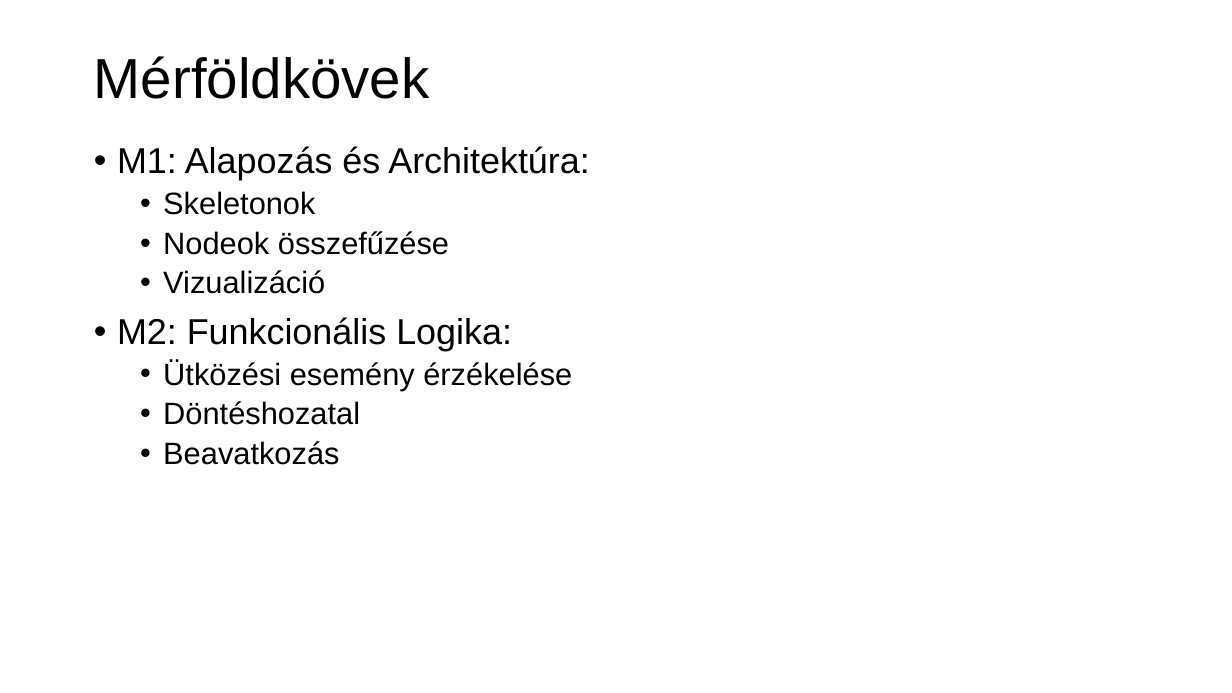
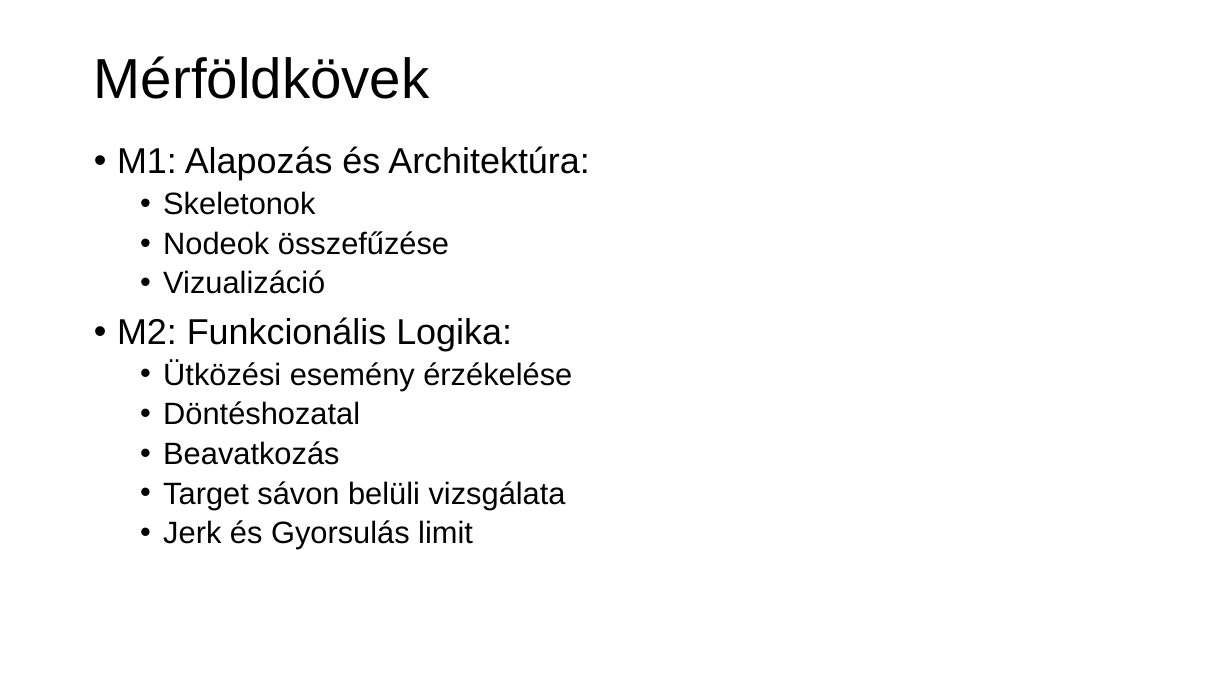
Before and after one commit to pedina/Automatic_emergency_brake_group2, a slide deck: slide 4 of doc/Automated Emergency Brake Group2 HUN.pptx. Drawn at 1232x693 pixels with LibreOffice and Linux fonts; fonts in the diff are those of the drawing; background and template pictures are left out. Boxes give left, top, right and bottom in pixels: in the first picture for what was removed or moved away, otherwise in the second. Text is boxed around its words. In the diff, an @@ line names an element or a change of style, - is before the commit and + after.

Commit message:
PPT új taskokkal kiegészítve
PPT új taskokkal kiegészítve

```diff
--- a/doc/Automated Emergency Brake Group2 HUN.pptx
+++ b/doc/Automated Emergency Brake Group2 HUN.pptx
@@ text at box(163, 481, 566, 549): paragraphs added @@
+  • Target sávon belüli vizsgálata
+  • Jerk és Gyorsulás limit
```
